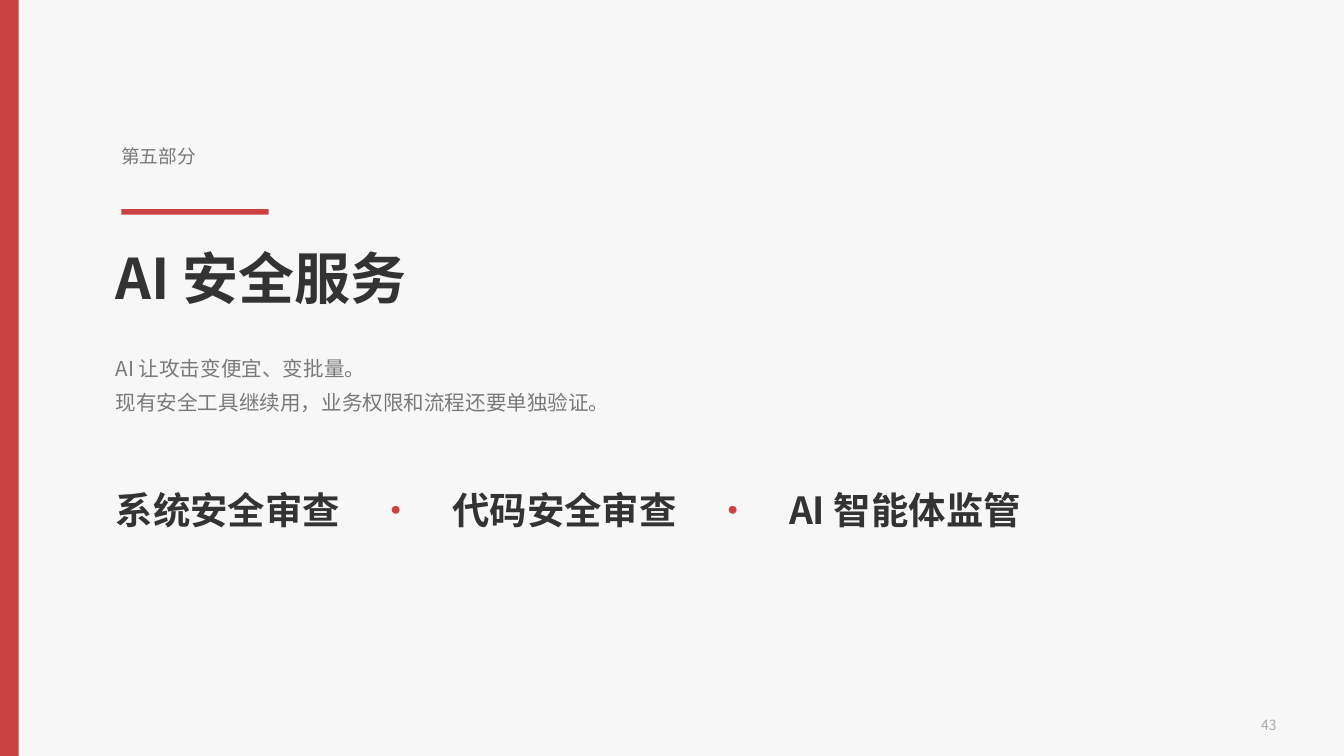
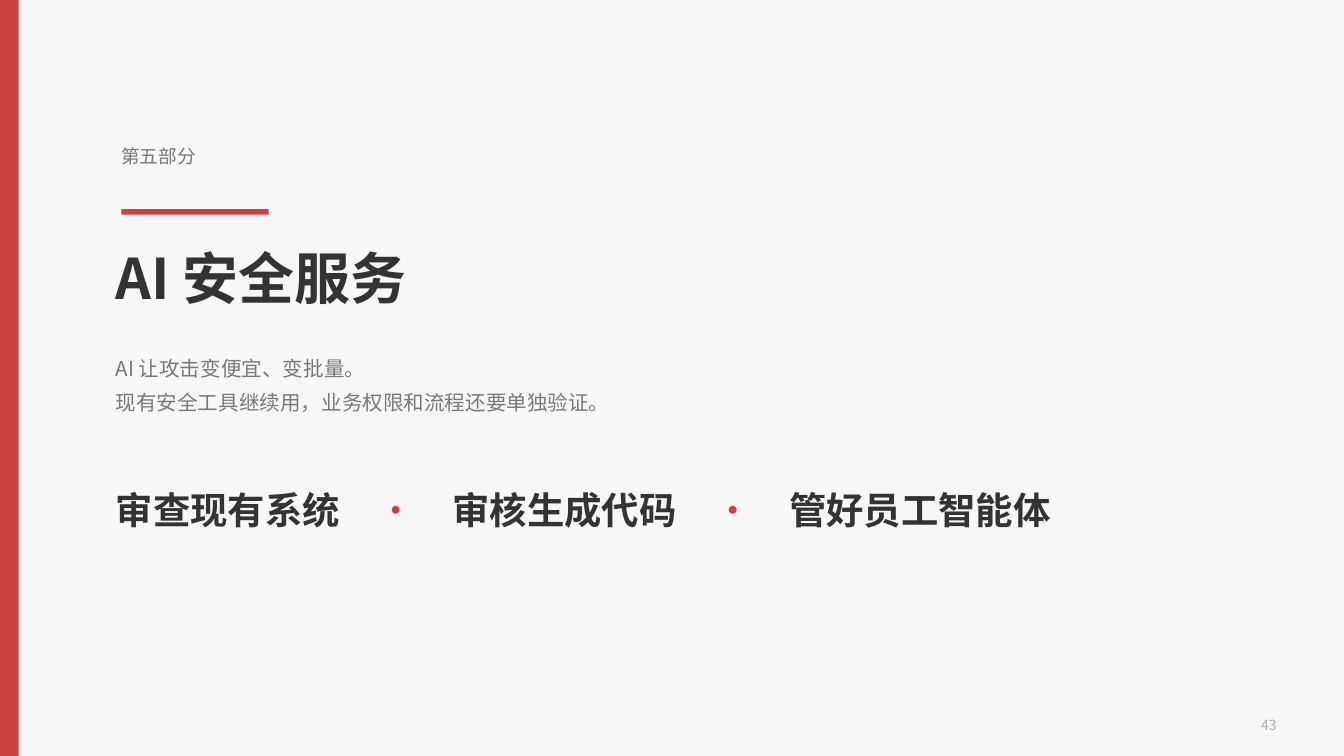
Before and after one commit to hveraus/ssw-business, a slide deck: slide 43 of SSW AI 业务_v2/SSW AI 业务_v3.pptx. Drawn at 1344x756 pixels with LibreOffice and Linux fonts; fonts in the diff are those of the drawing. Boxes give left, top, right and bottom in pixels: in the first picture for what was removed or moved away, otherwise in the second. Text is boxed around its words. In the diff, an @@ line names an element or a change of style, - is before the commit and + after.

Commit message:
删掉原 P45 验证表页，三页服务详情对齐新 P44 文案
- 移除「哪些业务风险需要单独验证」整页（sec3 保留在源码，不在 BUILDERS）；全篇 70 → 69 页
- 三项服务改为与 P44 同名同口径：
  · 服务一「审查现有系统的安全风险」：查账号权限、敏感数据访问、关键业务流程，找越权与绕过规则；四步改读懂系统/梳理关键流程/多账号验证/确认影响并排序；交付风险清单、修复建议与优先级、范围说明
  · 服务二「审核 AI 生成的代码」：审核对象分 AI 生成代码（含外包）/员工自建小工具/对外内容（可选），检查项改权限校验、第三方依赖、硬编码凭证、可访问范围与数据源
  · 服务三「管好员工使用的智能体」：三块改「能看什么 / 能做什么 / 留下什么」，用使用规则、数据权限、人工确认、可查询的操作记录
- 分隔页导览行同步「审查现有系统 · 审核生成代码 · 管好员工智能体」
- 页码整体前移：第五部分 43–50、第六部分 51–57、第七部分 58–61、第八部分 62–65、结束页 66、附录 67–68、备用页 69
- 目录与超链接（3/10/30/35/43/51/58/62）同步；AGENTS.md 页序表更新

```diff
--- a/SSW AI 业务_v2/SSW AI 业务_v3.pptx
+++ b/SSW AI 业务_v2/SSW AI 业务_v3.pptx
@@ text at [116,492,1051,528]: text changed @@
-系统安全审查 · 代码安全审查 · AI 智能体监管
+审查现有系统 · 审核生成代码 · 管好员工智能体
```
Also in this commit, not shown: 25 other slides changed, 1 slide removed, 2 other files.
